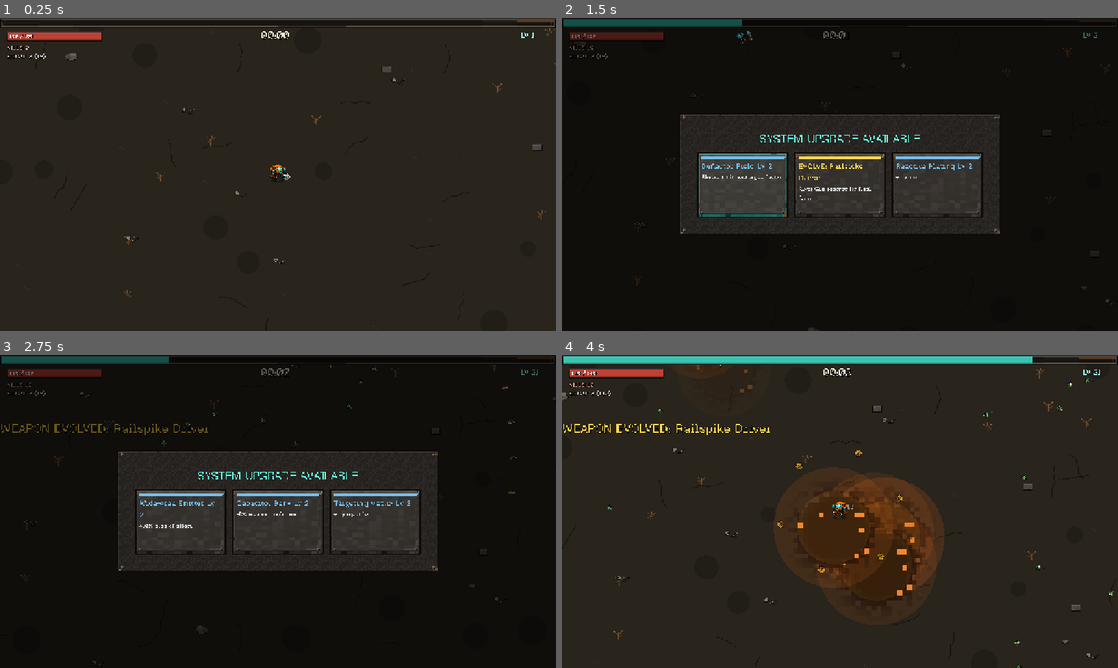
Above: before the commit, frames 1-4 (two rows, left to right).
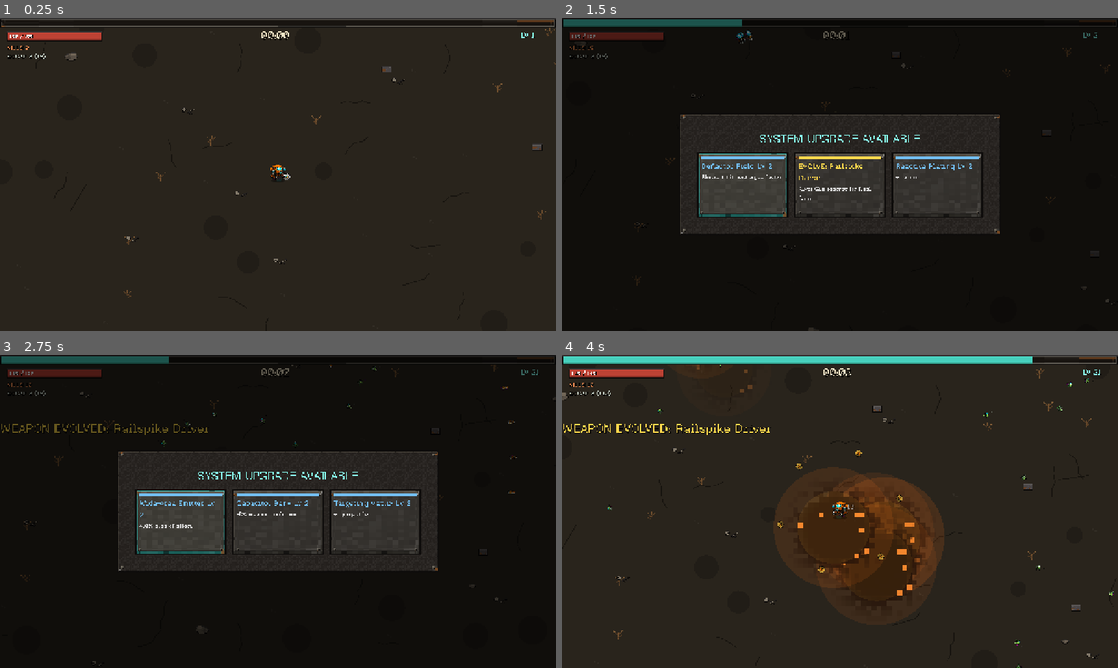
Above: after the commit, the same moments.

Repository: pymmog/last-llm
Game: Godot game, scene res://test/smoke_test.tscn
Same seed, same stepped clock (60 frames per second), same inputs: the game is played once before the commit and once after it. This scene is started directly instead of the project's main scene.
Inputs (mouse positions are in pixels of both pictures, inside the frame that each line leads up to):
- Up to frame 1 (0.25 s): no input
- Up to frame 2 (1.5 s): tap Enter at 0.5 s; move the mouse to (962, 158) at 0.52 s; hold D (move_right) 0.53-1.28 s; tap R at 0.6 s; tap Space (ui_select) at 0.77 s; move the mouse to (728, 190) at 1.27 s; hold S (move_down) from 1.28 s (still down); tap G at 1.35 s
- Up to frame 3 (2.75 s): tap Space (ui_select) at 1.52 s; move the mouse to (333, 442) at 2.02 s; release S (move_down) at 2.03 s; hold D (move_right) from 2.03 s (still down); tap B at 2.1 s
- Up to frame 4 (4 s): move the mouse to (812, 574) at 2.77 s; release D (move_right) at 2.78 s; hold W (move_up) 2.78-3.53 s; tap R at 2.85 s; tap Space (ui_select) at 3.02, 3.77 s; move the mouse to (1006, 558) at 3.52 s; hold A (move_left) from 3.53 s (still down); tap G at 3.6 s

The runs differ from the first frame. In frame 1, less than 0.1% of the frame differs, in the area x 1-6%, y 8-11%; in frame 2, 0.2%; in frame 3, 0.4%, in the area x 1-65%, y 8-64%; in frame 4, less than 0.1%.

Commit message:
fix(ui): seed level-up focus on new card, not stale one
queue_free()d cards stay children until frame end, so every re-shown
panel grabbed focus on a dying button and keyboard/gamepad selection
went dead after the first upgrade. Detach old cards before freeing.
Smoke test now asserts focus on the second-shown panel.

Diff:
--- a/scripts/ui/hud.gd
+++ b/scripts/ui/hud.gd
@@ -68,9 +68,9 @@
 	xp_bg.set_anchors_preset(Control.PRESET_TOP_WIDE)
 	xp_bg.offset_bottom = 24
 	root.add_child(xp_bg)
-	xp_fill = _bar_fill(Color(0.25, 0.9, 0.85))
+	xp_fill = _bar_fill(Color(0.32, 0.95, 0.9))
 	xp_bg.add_child(xp_fill)
-	level_label = _label(root, Vector2(1180, 28), 16, Color(0.6, 1.0, 0.95))
+	level_label = _label(root, Vector2(1180, 28), 16, Color(0.54, 1.0, 0.94))
 	level_label.text = "LV 1"
 
 	# HP bar top-left, same skin tinted red.
@@ -85,10 +85,10 @@
 	god_label.text = "GOD"
 	god_label.visible = false
 
-	timer_label = _label(root, Vector2(600, 22), 26, Color(0.95, 0.92, 0.85))
+	timer_label = _label(root, Vector2(600, 22), 26, Color(0.95, 0.9, 0.78))
 	timer_label.text = "00:00"
-	kills_label = _label(root, Vector2(16, 58), 14, Color(0.9, 0.65, 0.6))
-	scrap_label = _label(root, Vector2(16, 78), 14, Color(0.8, 0.8, 0.8))
+	kills_label = _label(root, Vector2(16, 58), 14, Color(0.95, 0.55, 0.32))
+	scrap_label = _label(root, Vector2(16, 78), 14, Color(0.76, 0.8, 0.76))
 
 	banner = _label(root, Vector2(0, 160), 28, Color(1.0, 0.85, 0.3))
 	banner.set_anchors_preset(Control.PRESET_TOP_WIDE)
@@ -210,7 +210,7 @@
 	var title := Label.new()
 	title.text = "SYSTEM UPGRADE AVAILABLE"
 	title.add_theme_font_size_override("font_size", 26)
-	title.add_theme_color_override("font_color", Color(0.4, 1.0, 0.9))
+	title.add_theme_color_override("font_color", Color(0.54, 1.0, 0.94))
 	title.horizontal_alignment = HORIZONTAL_ALIGNMENT_CENTER
 	box.add_child(title)
 	cards_box = HBoxContainer.new()
@@ -227,6 +227,7 @@
 func _show_levelup() -> void:
 	get_tree().paused = true
 	for c in cards_box.get_children():
+		cards_box.remove_child(c)  # detach now so get_child(0) below is a new card
 		c.queue_free()
 	var count := 3 + Meta.tier("choices")
 	var choices: Array = Upgrades.build_choices(main.player, count)
@@ -315,7 +316,7 @@
 	var title := Label.new()
 	title.text = "SETTINGS"
 	title.add_theme_font_size_override("font_size", 30)
-	title.add_theme_color_override("font_color", Color(0.9, 0.55, 0.2))
+	title.add_theme_color_override("font_color", Color(1.0, 0.58, 0.18))
 	title.horizontal_alignment = HORIZONTAL_ALIGNMENT_CENTER
 	box.add_child(title)
 	settings_controls = SettingsPanel.new()
--- a/test/smoke_test.gd
+++ b/test/smoke_test.gd
@@ -11,6 +11,7 @@
 var main: Node2D
 var frame := 0
 var failures := 0
+var cards_clicked := 0
 
 
 func _ready() -> void:
@@ -33,7 +34,13 @@
 	# Click through level-up cards until all pending levels are resolved.
 	if frame > 165 and frame < 300 and main.hud.levelup_panel.visible:
 		var card: Button = main.hud.cards_box.get_child(0)
+		if cards_clicked == 1:
+			# Regression: stale queued-free cards used to steal the focus seed
+			# on every re-shown panel, breaking keyboard/gamepad selection.
+			check(get_viewport().gui_get_focus_owner() == card,
+				"re-shown level-up card regains keyboard focus")
 		card.pressed.emit()
+		cards_clicked += 1
 	match frame:
 		5:
 			check(AudioServer.get_bus_index("Music") >= 0, "music bus created")
